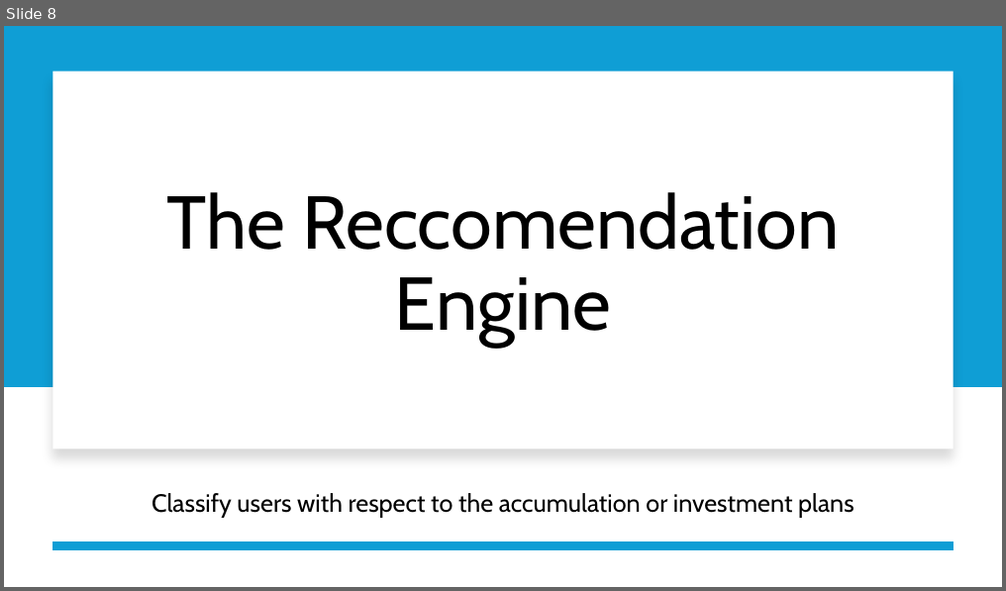
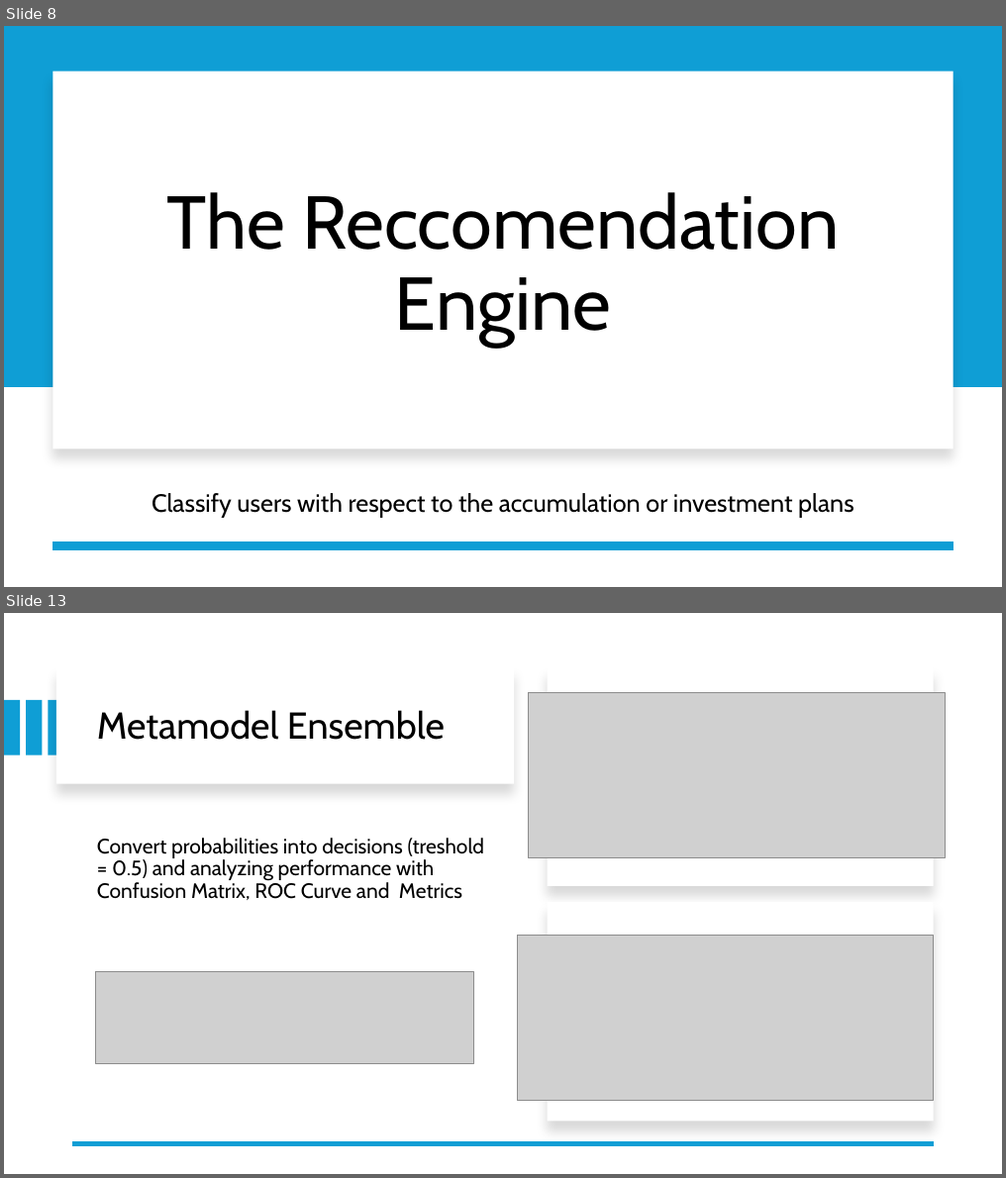
Before and after one commit to Smael-olk/Fintech, a slide deck: Business Case 2/Presentation Business Case 2.pptx. Shown one above the other, each under a label of ours: slide 8 before the commit, slides 8 and 13 after it; the slides between them are not shown. The pictures are 1006x591 and 1006x1178 pixels, drawn with LibreOffice and Linux fonts; fonts in the diff are those of the drawing; grey boxes stand for pictures. Boxes give left, top, right and bottom in pixels: in the first picture for what was removed or moved away, otherwise in the second. Text is boxed around its words. In the diff, an @@ line names an element or a change of style, - is before the commit and + after.

```diff
--- a/Business Case 2/Presentation Business Case 2.pptx
+++ b/Business Case 2/Presentation Business Case 2.pptx
@@ slide 13 added at (x1=4, y1=613, x2=1002, y2=1174), background #FFFFFF @@
@@ rectangle added at (x1=56, y1=666, x2=514, y2=784), fill #FFFFFF @@
@@ rectangle added at (x1=548, y1=666, x2=934, y2=886), fill #FFFFFF @@
@@ rectangle added at (x1=4, y1=700, x2=20, y2=756), fill #0F9ED5 @@
@@ rectangle added at (x1=26, y1=700, x2=42, y2=756), fill #0F9ED5 @@
@@ rectangle added at (x1=49, y1=700, x2=63, y2=756), fill #0F9ED5 @@
@@ picture added at (x1=529, y1=693, x2=945, y2=859) @@
@@ title added at (x1=97, y1=710, x2=445, y2=740), 36 pt, text #000000 @@
+Metamodel Ensemble
@@ text added at (x1=97, y1=838, x2=484, y2=900), 20 pt, text #000000 @@
+Convert probabilities into decisions (treshold = 0.5) and analyzing performance with Confusion Matrix, ROC Curve and Metrics
@@ rectangle added at (x1=548, y1=902, x2=934, y2=1121), fill #FFFFFF @@
@@ picture added at (x1=518, y1=936, x2=934, y2=1101) @@
@@ picture added at (x1=96, y1=972, x2=474, y2=1064) @@
@@ line added from (934, 1145) to (73, 1145), #0F9ED5 4.5 pt @@
```
Also in this commit, not shown: 3 slides changed, 2 other slides added, 2 slides removed.
